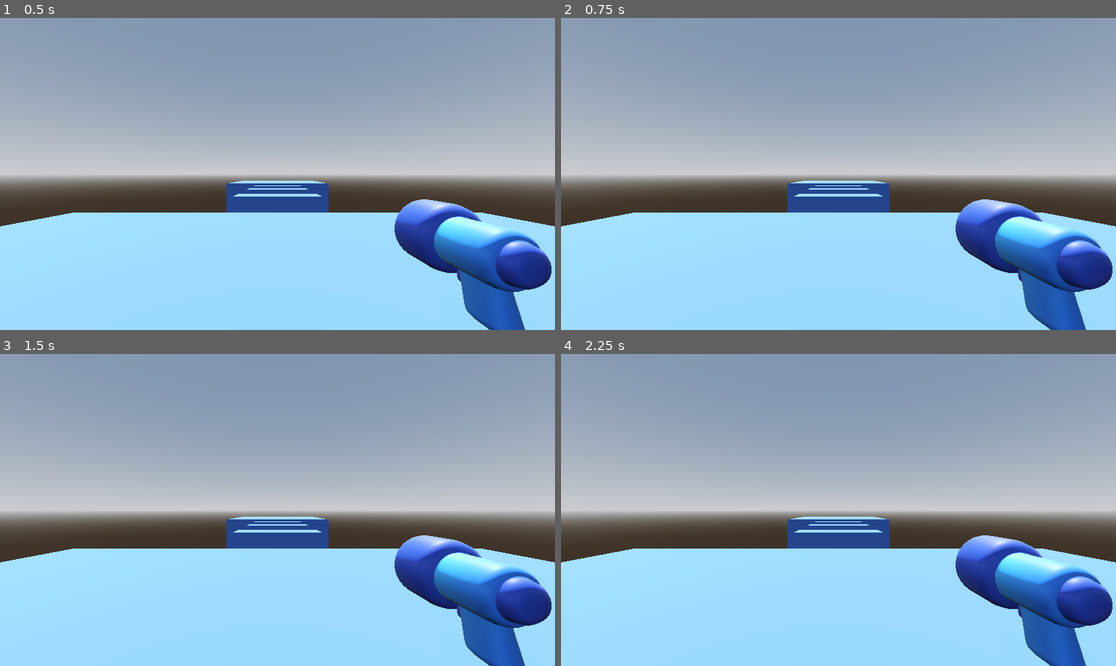
Above: before the commit, frames 1-4 (two rows, left to right).
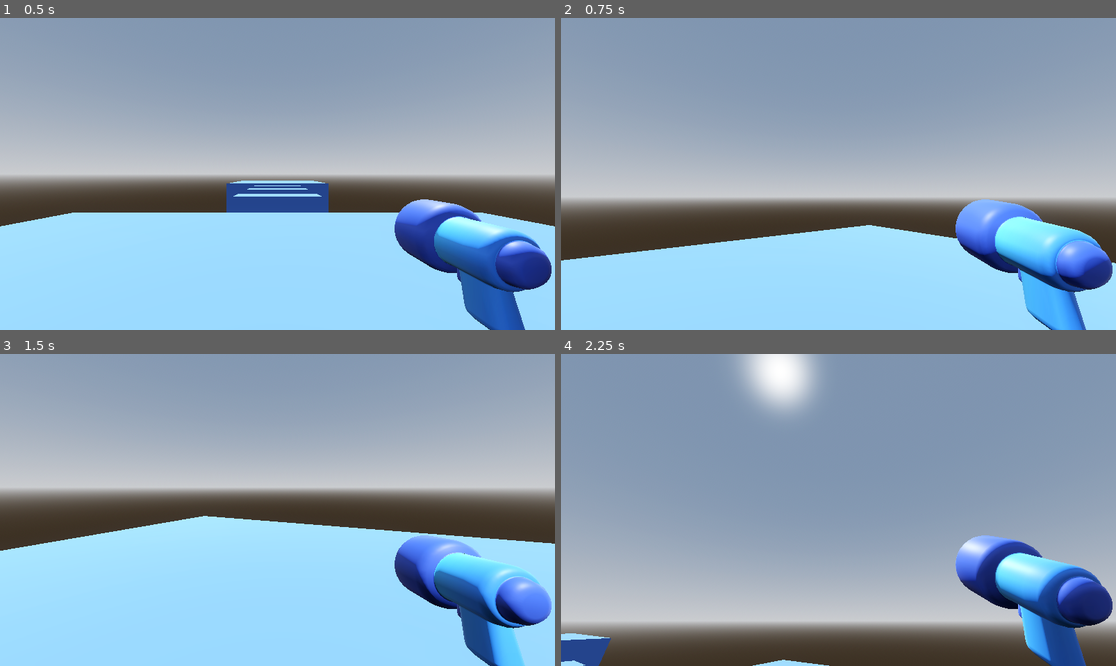
Above: after the commit, the same moments.

Repository: nikrb/godot-platform-3d
Game: Godot game, scene res://level/level1.tscn
The game is run twice, just before and just after one commit, with the same random seed, the same clock (stepped at 60 frames per second) and the same inputs.
Inputs (mouse positions are in pixels of both pictures, inside the frame that each line leads up to):
- Up to frame 1 (0.5 s): no input
- Up to frame 2 (0.75 s): tap Enter at 0.5 s; move the mouse to (960, 158) at 0.52 s
- Up to frame 3 (1.5 s): tap Space at 1.25 s; move the mouse to (166, 525) at 1.27 s
- Up to frame 4 (2.25 s): tap Enter at 2 s; move the mouse to (894, 441) at 2.02 s

Frame 1 is identical in both runs. In frame 2, 23% of the frame differs, in the area x 0-100%, y 48-100%; in frame 3, 22%; in frame 4, 71%, in the area x 0-100%, y 0-100%.

Commit message:
add camera rotation

Diff:
--- /dev/null
+++ b/player/player.gd
@@ -0,0 +1,16 @@
+extends CharacterBody3D
+
+const ROTATION_SPEED_X = 0.5
+const ROTATION_SPEED_Y = 0.2
+
+func _unhandled_input(event):
+	if event is InputEventMouseMotion:
+		rotation_degrees.y -= event.screen_relative.x * ROTATION_SPEED_X
+		#get_node("Camera3D")
+		#$Camera3D
+		# access as unique name - don't need full path
+		# screen_relative for different screen resolutions
+		%Camera3D.rotation_degrees.x -= event.screen_relative.y * ROTATION_SPEED_Y
+		%Camera3D.rotation_degrees.x = clamp(
+			$Camera3D.rotation_degrees.x, -80, 80
+		)
--- a/player/player.tscn
+++ b/player/player.tscn
@@ -1,16 +1,19 @@
 [gd_scene format=3 uid="uid://cbbg28kmafeqf"]
 
 [ext_resource type="PackedScene" uid="uid://85l57vf8wbjq" path="res://player/gun_model.glb" id="1_oul6g"]
+[ext_resource type="Script" uid="uid://dugrflsmomue8" path="res://player/player.gd" id="1_rkbax"]
 
 [sub_resource type="CapsuleShape3D" id="CapsuleShape3D_sh265"]
 
-[node name="CharacterBody3D" type="CharacterBody3D" unique_id=244230320]
+[node name="Player" type="CharacterBody3D" unique_id=244230320]
+script = ExtResource("1_rkbax")
 
 [node name="CollisionShape3D" type="CollisionShape3D" parent="." unique_id=832860623]
 transform = Transform3D(1, 0, 0, 0, 1, 0, 0, 0, 1, 0, 1, 0)
 shape = SubResource("CapsuleShape3D_sh265")
 
 [node name="Camera3D" type="Camera3D" parent="." unique_id=1659467468]
+unique_name_in_owner = true
 transform = Transform3D(0.60427386, 0, 0, 0, 0.60427386, 0, 0, 0, 0.60427386, 0, 1.510657, 0)
 
 [node name="gun_model" parent="Camera3D" unique_id=1904804476 instance=ExtResource("1_oul6g")]
Not shown, added: player/player.gd.uid
